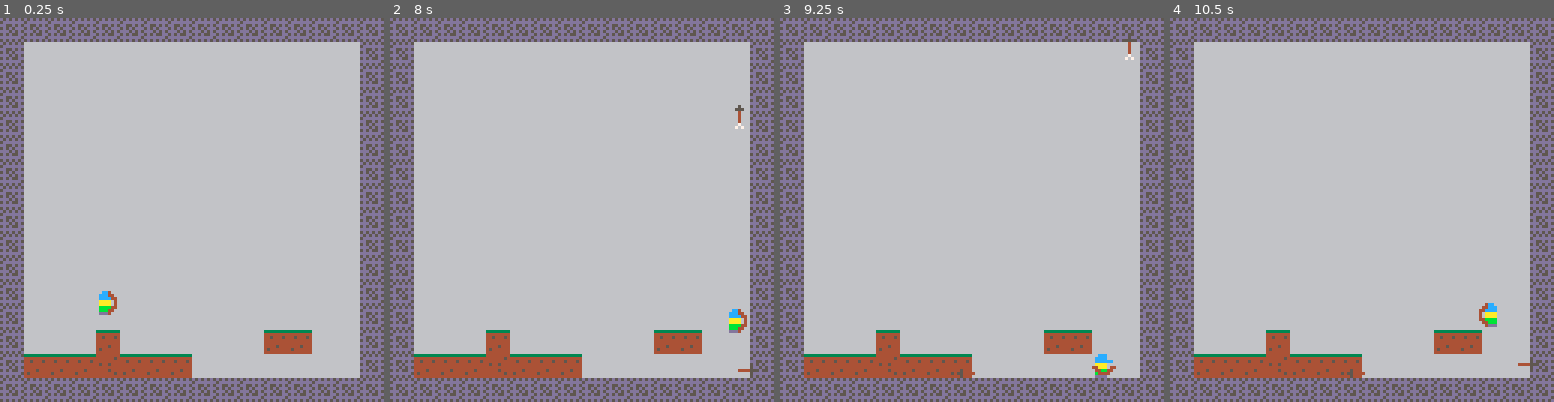
Above: before the commit, frames 1-4 (left to right).
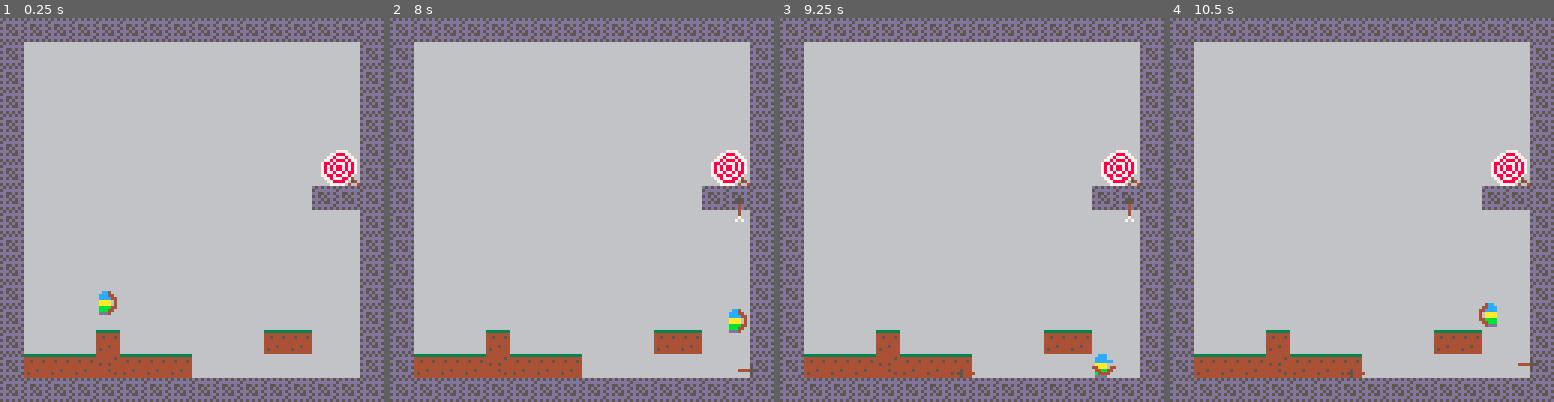
Above: after the commit, the same moments.

Repository: tupini07/games
Game: PICO-8 cartridge platformer/platformer.p8
Two runs of this game, one before a commit and one after it. Both use one fixed random seed, a clock stepped at 60 frames per second and the inputs below.
Inputs:
- Up to frame 1 (0.25 s): no input
- Up to frame 2 (8 s): tap X (X key) at 0.33, 1.07, 1.85, 2.97, 4.08, 5.2, 6.32, 7.43 s; tap O (Z key) at 0.7, 1.7, 2.1, 2.5, 2.9, 3.3, 3.7, 4.1, 4.5, 4.9, 5.3, 5.7, 6.1, 6.5, 6.9, 7.3, 7.7 s; hold Right 1.6-2.1 s; hold Up 2.15-2.42 s; hold Right 2.47-3.03 s; hold Left 3.08-3.58 s; hold Down 3.63-3.97 s; hold Right 4.02-4.68 s; hold Up 4.73-5.03 s; hold Left 5.08-5.68 s; hold Down 5.73-6.03 s; hold Right 6.08-6.58 s; hold Right 6.63-7.13 s; hold Up 7.18-7.45 s; hold Right from 7.5 s (still down)
- Up to frame 3 (9.25 s): release Right at 8.07 s; tap O (Z key) at 8.1, 8.5, 8.9 s; hold Left 8.12-8.62 s; tap X (X key) at 8.55 s; hold Down 8.67-9 s; hold Right from 9.05 s (still down)
- Up to frame 4 (10.5 s): tap O (Z key) at 9.3, 9.7, 10.1 s; tap X (X key) at 9.67 s; release Right at 9.72 s; hold Up 9.77-10.07 s; hold Left from 10.12 s (still down)

The runs differ from the first frame. In frame 1, 1.5% of the frame differs, in the area x 81-94%, y 34-50%; in frame 2, 1.6%, in the area x 81-94%, y 22-54%; in frame 3, 1.6%; in frame 4, 1.5%.

Commit message:
add bullseye sprite

Diff:
--- a/platformer/platformer.p8
+++ b/platformer/platformer.p8
@@ -3,7 +3,7 @@
 __lua__
 package={loaded={},_c={}}
 package._c["src/map"]=function()
-local sprite_flags = {solid = 0}
+local sprite_flags = {solid = 0, bullseye = 1}
 
 local map = {
     draw = function() map(0, 0, 0, 0, 33, 33) end,
@@ -199,6 +199,10 @@
 }
 end
 package._c["utils/math"]=function()
+--- @class Vector:table
+--- @field x number
+--- @field y number
+
 local math = {
     cap_with_sign = function(number, low, high)
         return sgn(number) * mid(low, abs(number), high)
@@ -227,7 +231,7 @@
 return math
 end
 package._c["map"]=function()
-local sprite_flags = {solid = 0}
+local sprite_flags = {solid = 0, bullseye = 1}
 
 local map = {
     draw = function() map(0, 0, 0, 0, 33, 33) end,
@@ -341,12 +345,9 @@
     return directions_map[segment]
 end
 
---- Gets the direction of the arrow clamped to one of the 8 cardinal directions
 --- @param a Arrow
-local function collide_with_floor_walls(a)
-    -- we want to check if the 1/3 nearest to the sprite limit in the direction in which
-    -- the arrow is moving, is colliding with a wall or floor (a collidable sprite). If yes
-    -- then stop arrow
+--- @return Vector
+local function get_collision_vec(a)
     local arrow_dir = get_clamped_arrow_dir(a)
 
     local collision_x
@@ -378,9 +379,20 @@
         collision_y = a.y + 5
     end
 
+    return {x = collision_x, y = collision_y}
+end
+
+--- Gets the direction of the arrow clamped to one of the 8 cardinal directions
+--- @param a Arrow
+local function collide_with_floor_walls(a)
+    -- we want to check if the 1/3 nearest to the sprite limit in the direction in which
+    -- the arrow is moving, is colliding with a wall or floor (a collidable sprite). If yes
+    -- then stop arrow
+    local collision_vec = get_collision_vec(a)
+
     local is_colliding_with_solid = map.cell_has_flag(map.sprite_flags.solid,
-                                                      flr(collision_x / 8),
-                                                      flr(collision_y / 8))
+                                                      flr(collision_vec.x / 8),
+                                                      flr(collision_vec.y / 8))
 
     -- if collision point lies in a "solid" map tile then stop movement
     if is_colliding_with_solid then
@@ -410,6 +422,7 @@
     a.dy = a.dy + 0.12
 
     collide_with_floor_walls(a)
+    -- todo collide with bullseye
 end
 
 --- @param a Arrow
@@ -482,12 +495,9 @@
     return directions_map[segment]
 end
 
---- Gets the direction of the arrow clamped to one of the 8 cardinal directions
 --- @param a Arrow
-local function collide_with_floor_walls(a)
-    -- we want to check if the 1/3 nearest to the sprite limit in the direction in which
-    -- the arrow is moving, is colliding with a wall or floor (a collidable sprite). If yes
-    -- then stop arrow
+--- @return Vector
+local function get_collision_vec(a)
     local arrow_dir = get_clamped_arrow_dir(a)
 
     local collision_x
@@ -519,9 +529,20 @@
         collision_y = a.y + 5
     end
 
+    return {x = collision_x, y = collision_y}
+end
+
+--- Gets the direction of the arrow clamped to one of the 8 cardinal directions
+--- @param a Arrow
+local function collide_with_floor_walls(a)
+    -- we want to check if the 1/3 nearest to the sprite limit in the direction in which
+    -- the arrow is moving, is colliding with a wall or floor (a collidable sprite). If yes
+    -- then stop arrow
+    local collision_vec = get_collision_vec(a)
+
     local is_colliding_with_solid = map.cell_has_flag(map.sprite_flags.solid,
-                                                      flr(collision_x / 8),
-                                                      flr(collision_y / 8))
+                                                      flr(collision_vec.x / 8),
+                                                      flr(collision_vec.y / 8))
 
     -- if collision point lies in a "solid" map tile then stop movement
     if is_colliding_with_solid then
@@ -551,6 +572,7 @@
     a.dy = a.dy + 0.12
 
     collide_with_floor_walls(a)
+    -- todo collide with bullseye
 end
 
 --- @param a Arrow
@@ -773,9 +803,9 @@
 1100000000000000000000000000001100000000000000000000000000000000000000000000000000000000000000000000000000000000000000000000000000000000000000000000000000000000000000000000000000000000000000000000000000000000000000000000000000000000000000000000000000000000
 1100000000000000000000000000001100000000000000000000000000000000000000000000000000000000000000000000000000000000000000000000000000000000000000000000000000000000000000000000000000000000000000000000000000000000000000000000000000000000000000000000000000000000
 1100000000000000000000000000001100000000000000000000000000000000000000000000000000000000000000000000000000000000000000000000000000000000000000000000000000000000000000000000000000000000000000000000000000000000000000000000000000000000000000000000000000000000
-1100000000000000000000000000001100000000000000000000000000000000000000000000000000000000000000000000000000000000000000000000000000000000000000000000000000000000000000000000000000000000000000000000000000000000000000000000000000000000000000000000000000000000
-1100000000000000000000000000001100000000000000000000000000000000000000000000000000000000000000000000000000000000000000000000000000000000000000000000000000000000000000000000000000000000000000000000000000000000000000000000000000000000000000000000000000000000
-1100000000000000000000000000001100000000000000000000000000000000000000000000000000000000000000000000000000000000000000000000000000000000000000000000000000000000000000000000000000000000000000000000000000000000000000000000000000000000000000000000000000000000
+1100000000000000000000000005061100000000000000000000000000000000000000000000000000000000000000000000000000000000000000000000000000000000000000000000000000000000000000000000000000000000000000000000000000000000000000000000000000000000000000000000000000000000
+1100000000000000000000000015161100000000000000000000000000000000000000000000000000000000000000000000000000000000000000000000000000000000000000000000000000000000000000000000000000000000000000000000000000000000000000000000000000000000000000000000000000000000
+1100000000000000000000000011111100000000000000000000000000000000000000000000000000000000000000000000000000000000000000000000000000000000000000000000000000000000000000000000000000000000000000000000000000000000000000000000000000000000000000000000000000000000
 1100000000000000000000000000001100000000000000000000000000000000000000000000000000000000000000000000000000000000000000000000000000000000000000000000000000000000000000000000000000000000000000000000000000000000000000000000000000000000000000000000000000000000
 1100000000000000000000000000001100000000000000000000000000000000000000000000000000000000000000000000000000000000000000000000000000000000000000000000000000000000000000000000000000000000000000000000000000000000000000000000000000000000000000000000000000000000
 1100000000000000000000000000001100000000000000000000000000000000000000000000000000000000000000000000000000000000000000000000000000000000000000000000000000000000000000000000000000000000000000000000000000000000000000000000000000000000000000000000000000000000
--- a/platformer/src/arrow.lua
+++ b/platformer/src/arrow.lua
@@ -41,12 +41,9 @@
     return directions_map[segment]
 end
 
---- Gets the direction of the arrow clamped to one of the 8 cardinal directions
 --- @param a Arrow
-local function collide_with_floor_walls(a)
-    -- we want to check if the 1/3 nearest to the sprite limit in the direction in which
-    -- the arrow is moving, is colliding with a wall or floor (a collidable sprite). If yes
-    -- then stop arrow
+--- @return Vector
+local function get_collision_vec(a)
     local arrow_dir = get_clamped_arrow_dir(a)
 
     local collision_x
@@ -78,9 +75,20 @@
         collision_y = a.y + 5
     end
 
+    return {x = collision_x, y = collision_y}
+end
+
+--- Gets the direction of the arrow clamped to one of the 8 cardinal directions
+--- @param a Arrow
+local function collide_with_floor_walls(a)
+    -- we want to check if the 1/3 nearest to the sprite limit in the direction in which
+    -- the arrow is moving, is colliding with a wall or floor (a collidable sprite). If yes
+    -- then stop arrow
+    local collision_vec = get_collision_vec(a)
+
     local is_colliding_with_solid = map.cell_has_flag(map.sprite_flags.solid,
-                                                      flr(collision_x / 8),
-                                                      flr(collision_y / 8))
+                                                      flr(collision_vec.x / 8),
+                                                      flr(collision_vec.y / 8))
 
     -- if collision point lies in a "solid" map tile then stop movement
     if is_colliding_with_solid then
@@ -110,6 +118,7 @@
     a.dy = a.dy + 0.12
 
     collide_with_floor_walls(a)
+    -- todo collide with bullseye
 end
 
 --- @param a Arrow
--- a/platformer/src/map.lua
+++ b/platformer/src/map.lua
@@ -1,4 +1,4 @@
-local sprite_flags = {solid = 0}
+local sprite_flags = {solid = 0, bullseye = 1}
 
 local map = {
     draw = function() map(0, 0, 0, 0, 33, 33) end,
--- a/platformer/src/utils/math.lua
+++ b/platformer/src/utils/math.lua
@@ -1,3 +1,7 @@
+--- @class Vector:table
+--- @field x number
+--- @field y number
+
 local math = {
     cap_with_sign = function(number, low, high)
         return sgn(number) * mid(low, abs(number), high)
Not shown, changed: 30 lines of the sprite sheet (__gfx__) section of platformer/platformer.p8
